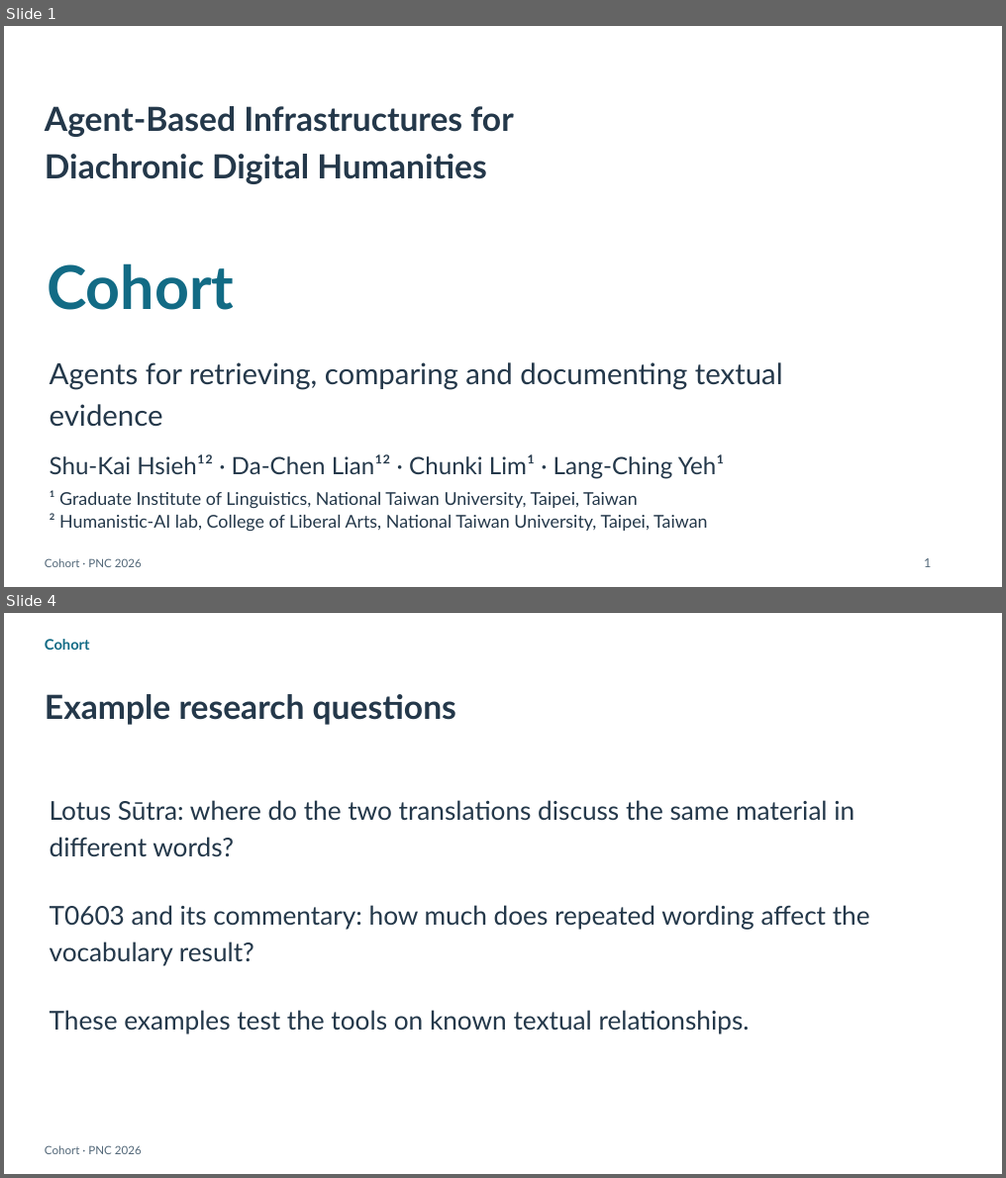
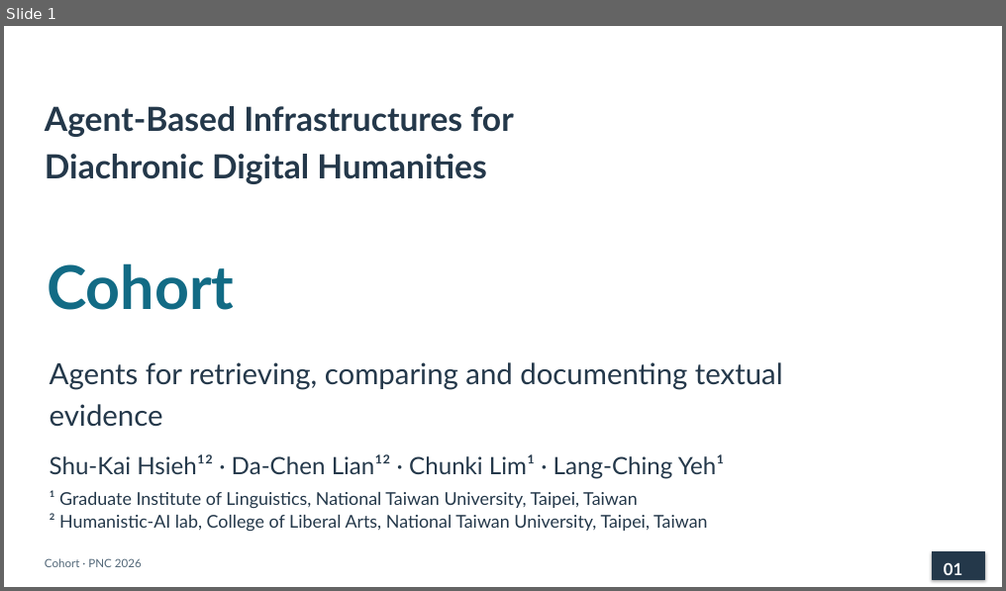
Before and after one commit to lopentu/cohort, a slide deck: docs/presentation/cohort-pnc-2026.pptx. Shown one above the other, each under a label of ours: slides 1 and 4 before the commit, slide 1 after it; the slides between them are not shown. The pictures are 1006x1178 and 1006x591 pixels, drawn with LibreOffice and Linux fonts; fonts in the diff are those of the drawing. Boxes give left, top, right and bottom in pixels: in the first picture for what was removed or moved away, otherwise in the second. Text is boxed around its words. In the diff, an @@ line names an element or a change of style, - is before the commit and + after.

```diff
--- a/docs/presentation/cohort-pnc-2026.pptx
+++ b/docs/presentation/cohort-pnc-2026.pptx
@@ slide 4 removed at <box>4,613,1002,1174</box>, background #FFFFFF @@
@@ text removed at <box>45,639,90,650</box> @@
-Cohort
@@ text removed at <box>45,694,456,725</box> @@
-Example research questions
@@ text removed at <box>50,800,854,858</box> @@
-Lotus Sūtra: where do the two translations discuss the same material in different words?
@@ text removed at <box>50,905,870,966</box> @@
-T0603 and its commentary: how much does repeated wording affect the vocabulary result?
@@ text removed at <box>50,1010,749,1035</box> @@
-These examples test the tools on known textual relationships.
@@ text removed at <box>45,1146,142,1155</box> @@
-Cohort · PNC 2026
@@ slide 1 changed as well @@
@@ text removed at <box>924,559,931,568</box> @@
-1
@@ rectangle added at <box>933,553,985,579</box>, fill #24384A, outline #24384A 1 pt @@
@@ text added at <box>944,563,962,575</box>, 16 pt, text #FFFFFF, bold @@
+01
```
Also in this commit, not shown: 19 slides added, 33 other slides removed, 6 other files.
